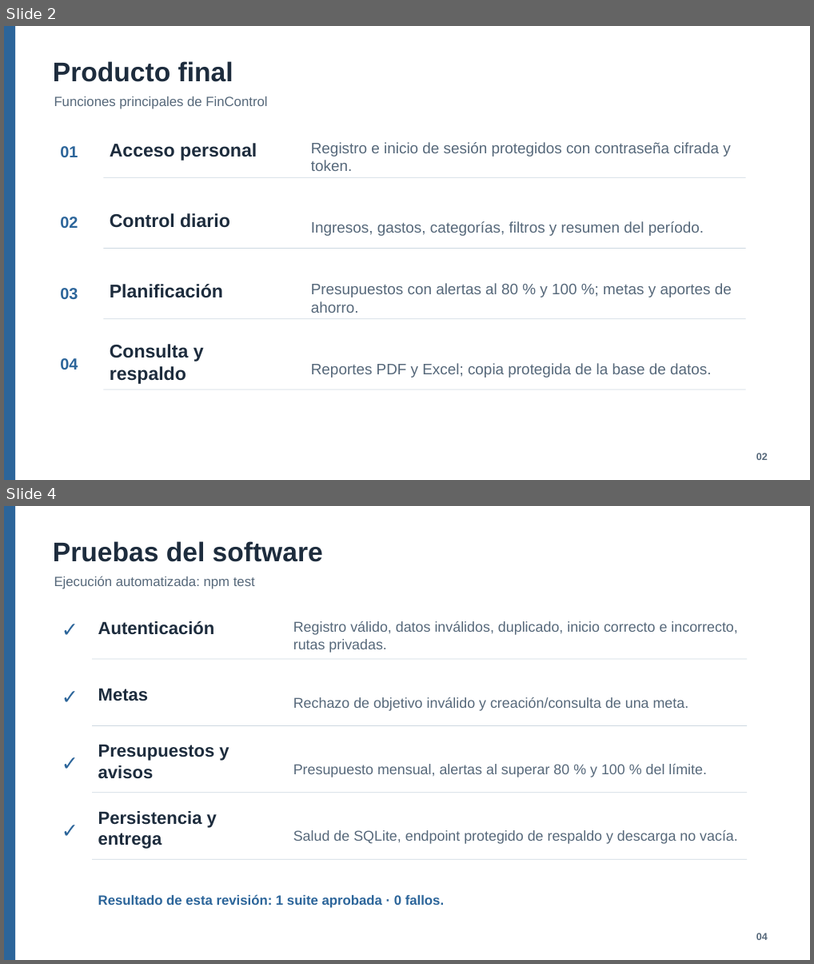
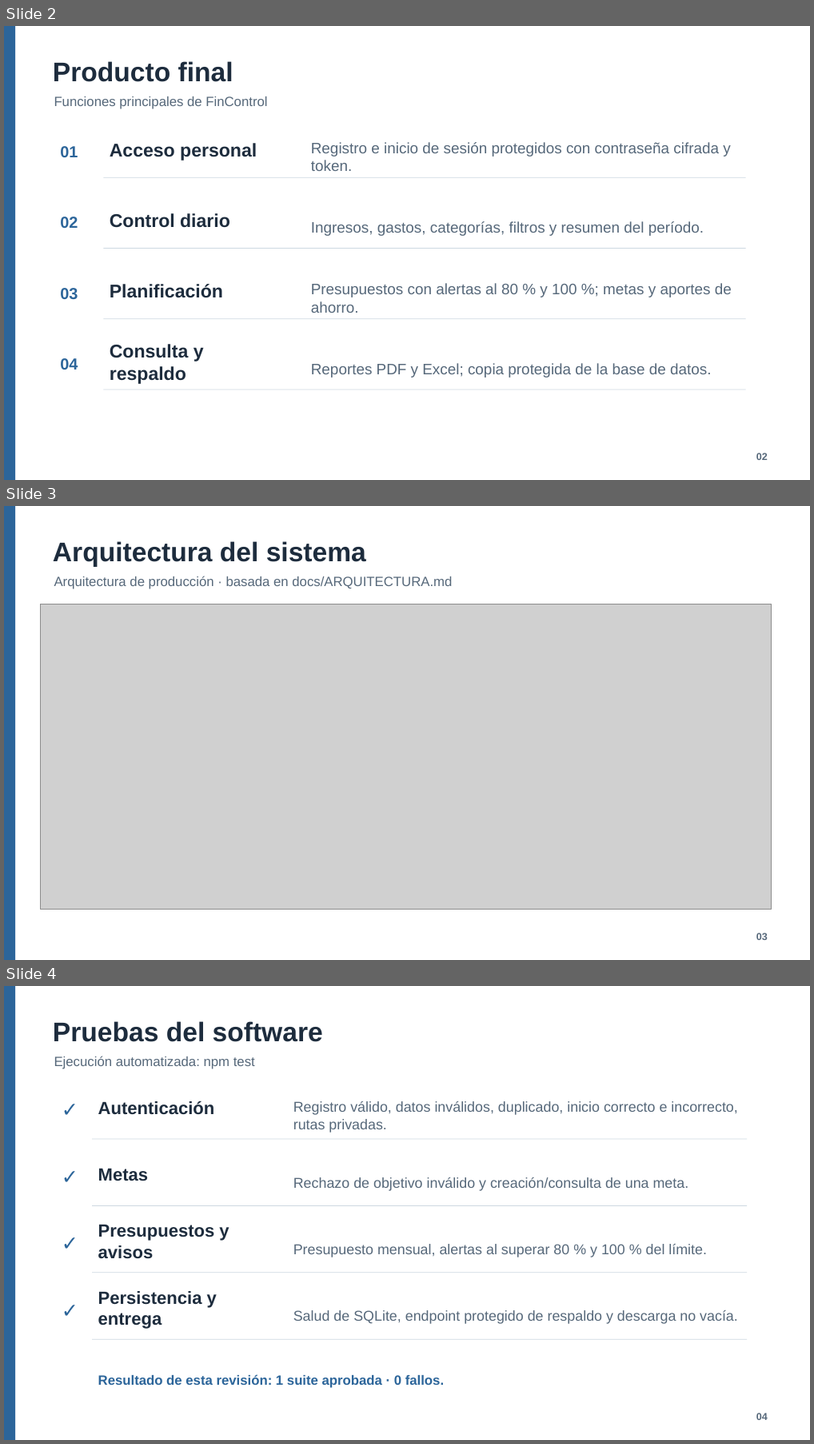
Before and after one commit to edwin2025andres-source/Proyecto-Gestion-de-gastos, a slide deck: Entregables Finales/FinControl_Entrega_Final.pptx. Shown one above the other, each under a label of ours: slides 2 and 4 before the commit, slides 2, 3 and 4 after it; the slides between them are not shown. The pictures are 814x964 and 814x1444 pixels, drawn with LibreOffice and Linux fonts; fonts in the diff are those of the drawing; grey boxes stand for pictures. Boxes give left, top, right and bottom in pixels: in the first picture for what was removed or moved away, otherwise in the second. Text is boxed around its words. In the diff, an @@ line names an element or a change of style, - is before the commit and + after.

Commit message:
Actualizar diapositivas con arquitectura de producción

```diff
--- a/Entregables Finales/FinControl_Entrega_Final.pptx
+++ b/Entregables Finales/FinControl_Entrega_Final.pptx
@@ slide 3 added at (x1=4, y1=506, x2=810, y2=960), background #FFFFFF @@
@@ rectangle added at (x1=4, y1=506, x2=15, y2=960), fill #2C659A @@
@@ text added at (x1=53, y1=541, x2=366, y2=567), 32 pt, text #1D2C3D, bold @@
+Arquitectura del sistema
@@ text added at (x1=54, y1=576, x2=452, y2=589), 16 pt, text #56687A @@
+Arquitectura de producción · basada en docs/ARQUITECTURA.md
@@ picture added at (x1=40, y1=604, x2=771, y2=908) @@
@@ text added at (x1=757, y1=932, x2=768, y2=940), 12 pt, text #56687A, bold @@
+03
```
Also in this commit, not shown: 1 slide changed, 2 slides removed, 3 other files.
